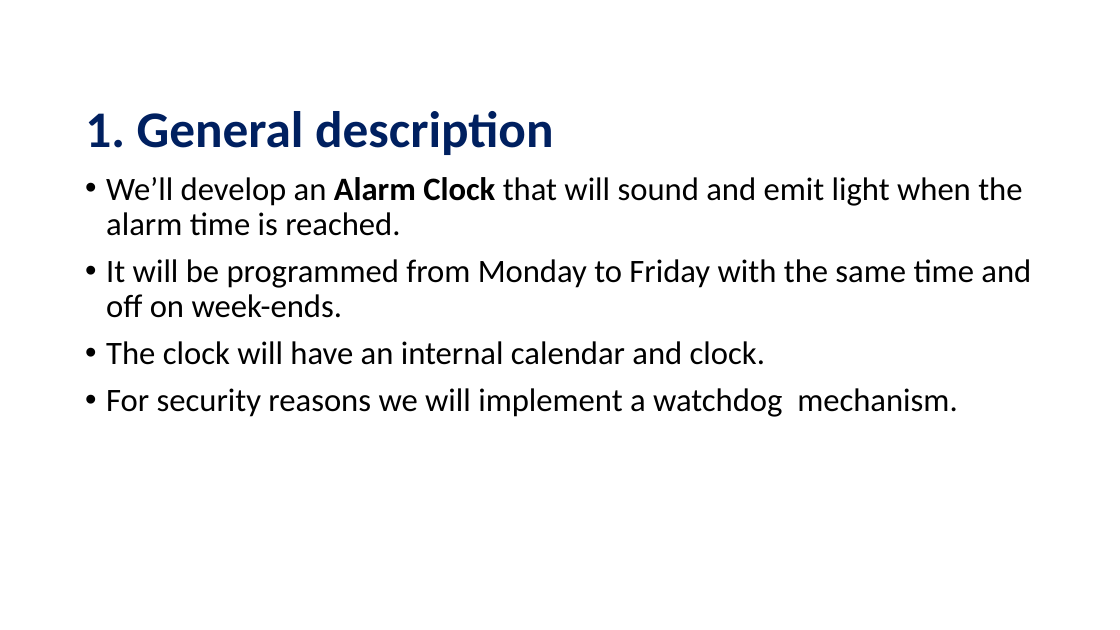
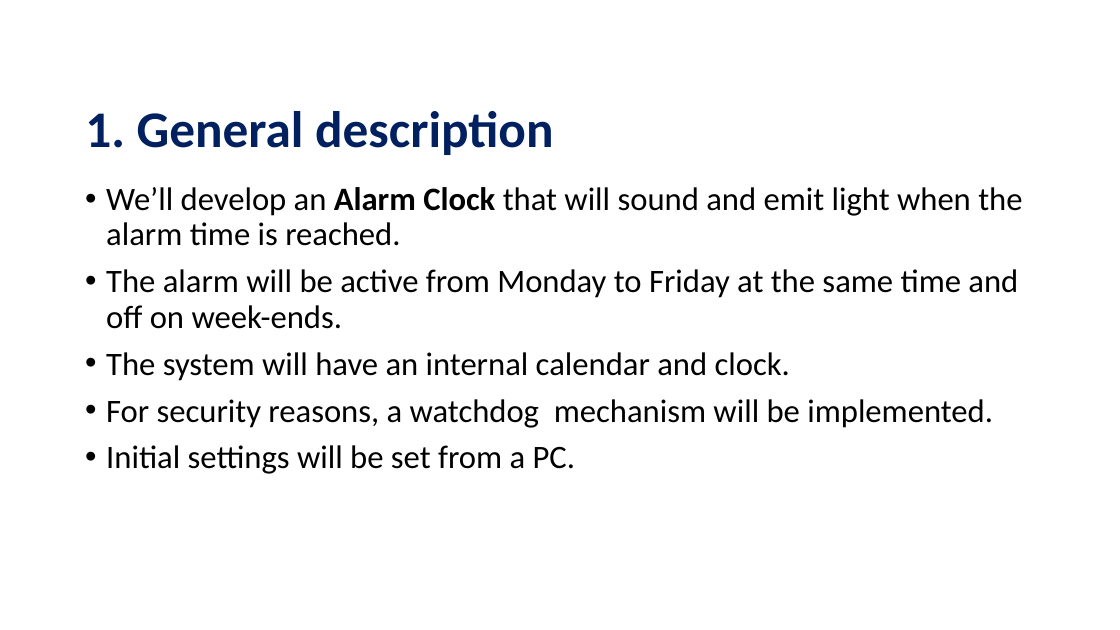
Before and after one commit to FlorLoreto/Projects, a slide deck: slide 4 of The Internet of Things.ppt. Drawn at 1120x630 pixels with LibreOffice and Linux fonts; fonts in the diff are those of the drawing; background and template pictures are left out. Boxes give left, top, right and bottom in pixels: in the first picture for what was removed or moved away, otherwise in the second. Text is boxed around its words. In the diff, an @@ line names an element or a change of style, - is before the commit and + after.

```diff
--- a/The Internet of Things.ppt
+++ b/The Internet of Things.ppt
@@ text "We’ll develop an Alarm Clock ...": place and size @@
-text "We’ll develop an Alarm Clock ..." at bbox=[106, 177, 1031, 417]
+text "We’ll develop an Alarm Clock ..." at bbox=[106, 187, 1022, 474]
@@ text at bbox=[106, 269, 1018, 474]: text changed @@
-• It will be programmed from Monday to Friday with the same time and off on week-ends.
-• The clock will have an internal calendar and clock.
-• For security reasons we will implement a watchdog mechanism.
+• The alarm will be active from Monday to Friday at the same time and off on week-ends.
+• The system will have an internal calendar and clock.
+• For security reasons, a watchdog mechanism will be implemented.
+• Initial settings will be set from a PC.
```
Also in this commit, not shown: 13 other slides changed, 2 slides added, 2 slides removed, 22 other files.
